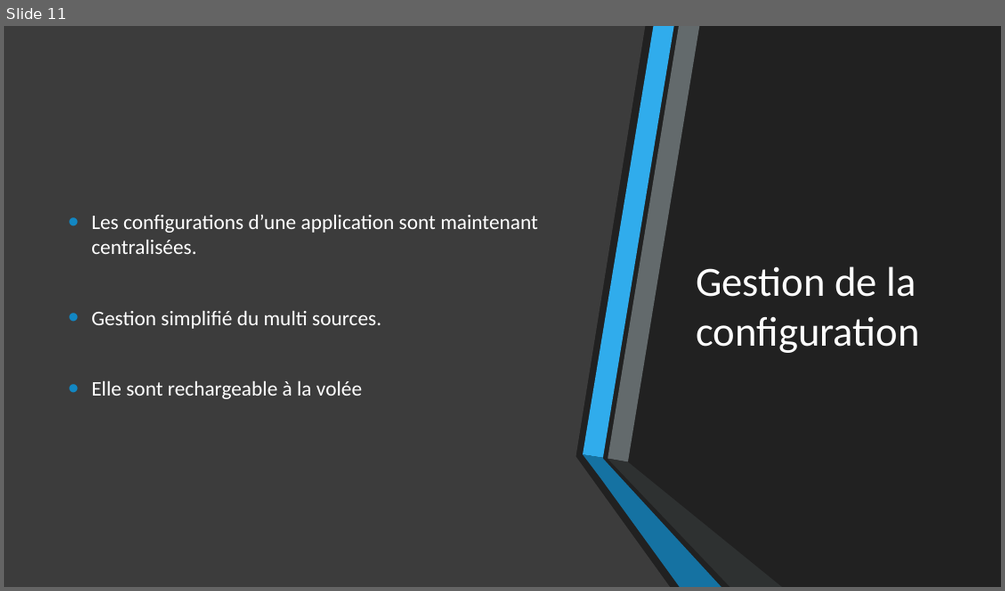
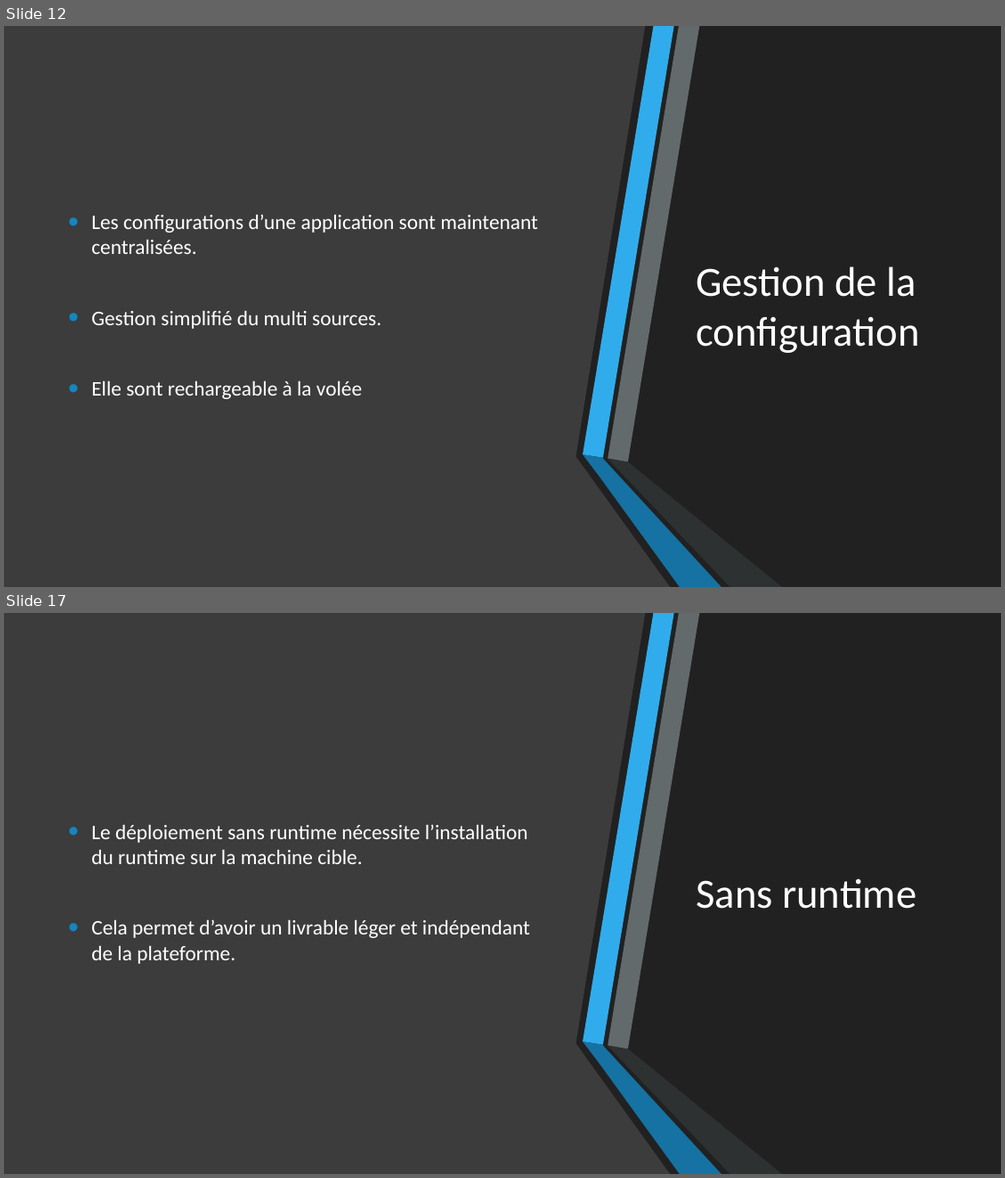
Before and after one commit to 74nu5/Meetup-MUG.net-05-02-2019, a slide deck: Présentation.pptx. Shown one above the other, each under a label of ours: slide 11 before the commit, slides 12 and 17 after it; the slides between them are not shown. The pictures are 1005x591 and 1005x1178 pixels, drawn with LibreOffice and Linux fonts; fonts in the diff are those of the drawing. Boxes give left, top, right and bottom in pixels: in the first picture for what was removed or moved away, otherwise in the second. Text is boxed around its words. In the diff, an @@ line names an element or a change of style, - is before the commit and + after.

```diff
--- a/Présentation.pptx
+++ b/Présentation.pptx
@@ slide 17 added at (4, 613, 1001, 1174), background #212121; not listed: 6 template elements that a slide beside it also shows @@
@@ rectangle added at (4, 613, 1001, 1174), fill #212121 @@
@@ freeform shape added at (4, 613, 671, 1174), fill #404040 at 90% opacity @@
@@ freeform shape added at (582, 613, 674, 1045), fill #30ACEC @@
@@ freeform shape added at (607, 613, 699, 1049), fill #636A6C @@
@@ text added at (91, 824, 530, 964), 20 pt, text #FFFFFF @@
+• Le déploiement sans runtime nécessite l’installation du runtime sur la machine cible.
+• Cela permet d’avoir un livrable léger et indépendant de la plateforme.
@@ title added at (696, 878, 916, 908), 40 pt, text #FFFFFF @@
+Sans runtime
@@ freeform shape added at (582, 1041, 721, 1174), fill #1287C3 at 80% opacity @@
@@ freeform shape added at (607, 1046, 782, 1174), fill #323536 at 80% opacity @@
@@ what was slide 11 is now slide 12 @@
```
Also in this commit, not shown: 1 slide changed, 10 other slides added.
